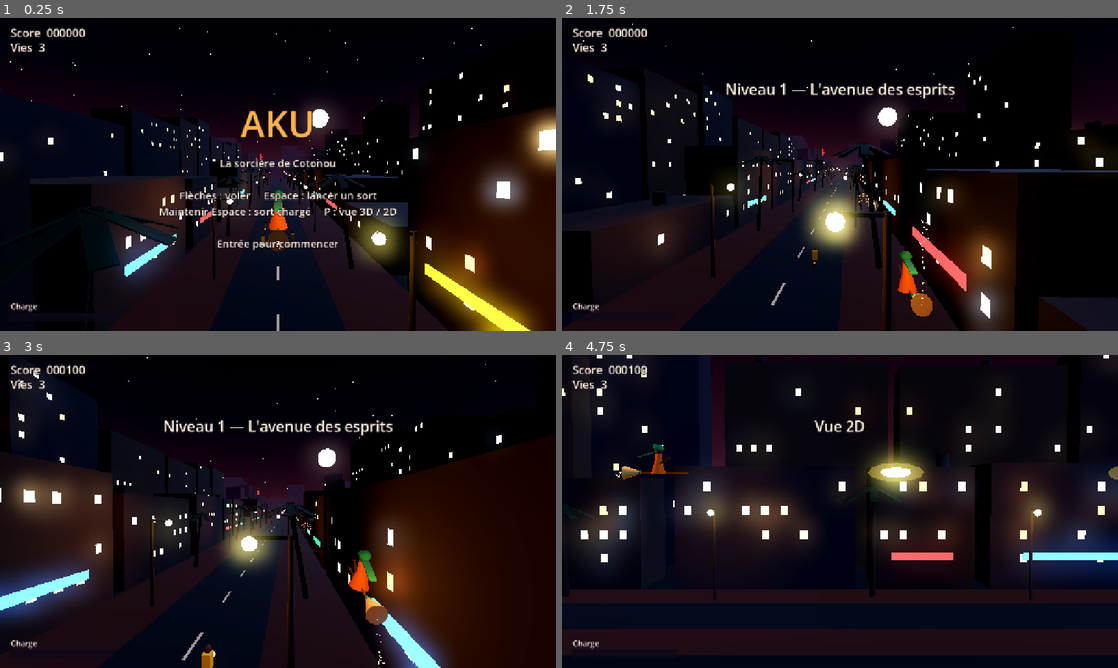
Above: before the commit, frames 1-4 (two rows, left to right).
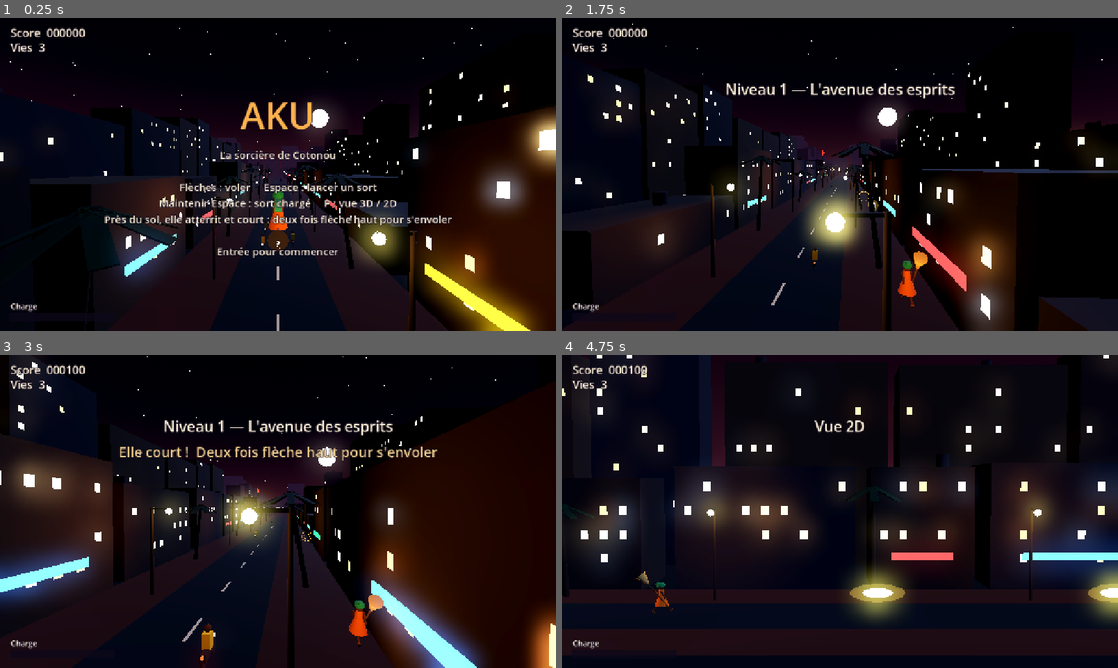
Above: after the commit, the same moments.

Repository: Aliancecore/aku_game
Game: Godot game, scene res://scenes/main.tscn
The game is run twice, just before and just after one commit, with the same random seed, the same clock (stepped at 60 frames per second) and the same inputs.
Inputs:
- Up to frame 1 (0.25 s): no input
- Up to frame 2 (1.75 s): tap Enter (start) at 0.5, 0.8, 1.35 s; hold Right (move_right) 0.53-1.28 s; hold Space (shoot) 0.53-1.28 s; hold Down (move_down) from 1.28 s (still down); tap Space (shoot) at 1.55 s
- Up to frame 3 (3 s): release Down (move_down) at 2.03 s; hold Right (move_right) 2.03-2.78 s; hold Space (shoot) 2.03-2.78 s; tap Enter (start) at 2.3, 2.85 s; hold Up (move_up) from 2.78 s (still down)
- Up to frame 4 (4.75 s): tap Space (shoot) at 3.05, 4.55 s; release Up (move_up) at 3.53 s; hold Left (move_left) from 3.53 s (still down); tap P (toggle_view) at 3.6 s; tap Enter (start) at 3.8 s; tap J at 4.35 s

The runs differ from the first frame. In frame 1, 4.6% of the frame differs, in the area x 18-82%, y 26-77%; in frame 2, 0.9%; in frame 3, 19%, in the area x 0-100%, y 0-100%; in frame 4, 4.3%.

Commit message:
feat: la sorcière atterrit près du sol et court, double appui haut pour décoller
Quand elle descend près du sol, elle atterrit et court à pied (modèle
debout, jambes et bras animés, balai sur l'épaule). Deux appuis rapides
sur la flèche du haut la font redécoller. Ajoute un test automatique
(tests/selftest_run.gd) qui envoie de vraies pressions de touches.

Co-Authored-By: Claude Sonnet 5.5 <noreply@anthropic.com>

Diff:
--- a/scripts/config.gd
+++ b/scripts/config.gd
@@ -28,6 +28,17 @@
 const PLAY_MIN := Vector2(-9.0, -4.0)
 const PLAY_MAX := Vector2(9.0, 7.0)
 const GROUND_Y := -6.0
+
+# Atterrissage et course : près du sol, la sorcière descend et court. Deux appuis rapides
+# sur la flèche du haut la font décoller.
+const LAND_TRIGGER_Y := -3.3            ## En vol, à cette hauteur ou moins, elle atterrit.
+const RUN_HEIGHT := 1.0                 ## Hauteur de son centre au-dessus du sol quand elle court.
+const RUN_Y := GROUND_Y + RUN_HEIGHT
+const LAND_SPEED := 9.0                 ## Vitesse de descente (mètres par seconde).
+const TAKEOFF_SPEED := 12.0             ## Vitesse de montée au décollage.
+const TAKEOFF_Y := -2.0                 ## Hauteur où le décollage rend la main au vol libre.
+const RUN_SPEED_FACTOR := 0.85          ## À pied, elle va un peu moins vite qu'en vol.
+const DOUBLE_TAP_TIME := 0.35           ## Délai max entre les deux appuis pour décoller.
 
 # Vitesse de vol : la ville défile vers la caméra.
 const SCROLL_SPEED := 18.0
--- a/scripts/game.gd
+++ b/scripts/game.gd
@@ -38,6 +38,7 @@
 var _start_time := 0.0
 var _start_side := false
 var _start_power := 0
+var _start_run := false
 var _drop_all := false          ## Chaque esprit vaincu lâche un bonus (pour tester).
 var _auto_t := 0.0
 
@@ -59,6 +60,8 @@
 	witch = Witch.new()
 	witch.position = GameConfig.PLAYER_START
 	witch.fired.connect(_on_witch_fired)
+	witch.landed.connect(func(): hud.toast("Elle court !  Deux fois flèche haut pour s'envoler", Color(1.0, 0.8, 0.4)))
+	witch.took_off.connect(func(): hud.toast("Envol !", Color(0.6, 0.85, 1.0)))
 	world.add_child(witch)
 	_reticle = _make_reticle()
 	_reticle.visible = false
@@ -68,11 +71,14 @@
 	add_child(hud)
 	hud.show_message("AKU", "La sorcière de Cotonou\n\n"
 			+ "Flèches : voler     Espace : lancer un sort\n"
-			+ "Maintenir Espace : sort chargé     P : vue 3D / 2D\n\nEntrée pour commencer")
+			+ "Maintenir Espace : sort chargé     P : vue 3D / 2D\n"
+			+ "Près du sol, elle atterrit et court : deux fois flèche haut pour s'envoler\n\nEntrée pour commencer")
 
 	_read_cli()
 	for kind in witch.power:
 		witch.power[kind] = _start_power
+	if _start_run:
+		witch.start_running()
 	if _start_side:
 		_set_side_view(true, false)
 		_view_blend = 1.0
@@ -519,6 +525,8 @@
 		elif arg.begins_with("--screenshot="):
 			_shot_path = value
 			_autoplay = true
+		elif arg == "--run":
+			_start_run = true
 		elif arg == "--drop-all":
 			_drop_all = true
 		elif arg.begins_with("--power="):
@@ -539,7 +547,8 @@
 		witch.position.z = -4.0 + sin(_auto_t * 0.6) * 5.0
 	else:
 		witch.position.x = sin(_auto_t * 0.6) * 5.0
-	witch.position.y = 1.0 + sin(_auto_t * 0.9) * 3.0
+	if not witch.on_ground():
+		witch.position.y = 1.0 + sin(_auto_t * 0.9) * 3.0
 	if int(_auto_t * 5.0) % 2 == 0:
 		Input.action_press("shoot")
 	else:
--- a/scripts/witch.gd
+++ b/scripts/witch.gd
@@ -2,8 +2,16 @@
 extends Node3D
 ## La sorcière sur son balai, vue de dos : déplacement, sorts (appui court)
 ## et sort chargé (maintenir). Elle vole vers le fond de l'avenue (-Z).
+## Si elle descend près du sol, elle atterrit et court à pied ; deux appuis rapides
+## sur la flèche du haut la font décoller.
 
 signal fired(pos: Vector3, charged: bool)
+signal landed
+signal took_off
+
+enum Mode { FLYING, LANDING, RUNNING, TAKING_OFF }
+
+var mode := Mode.FLYING
 
 var radius := GameConfig.PLAYER_RADIUS
 var controls_enabled := false
@@ -18,7 +26,12 @@
 var _charging := false
 var _time := 0.0
 var _tilt: Node3D          ## Roulis et tangage quand elle se déplace.
-var _body: Node3D          ## Le modèle, tourné pour regarder vers -Z.
+var _body: Node3D          ## Le modèle en vol (sur son balai), tourné pour regarder vers -Z.
+var _runner: Node3D        ## Le modèle debout, pour la course.
+var _legs: Array[Node3D] = []
+var _arms: Array[Node3D] = []
+var _run_phase := 0.0
+var _last_up_tap := -10.0  ## Moment du dernier appui sur la flèche du haut (double appui = décollage).
 var _charge_orb: MeshInstance3D
 var _shield_mesh: MeshInstance3D
 
@@ -52,6 +65,8 @@
 		Fx.mesh(_body, Fx.cylinder(0.07, 0.07, 0.8), skin, Vector3(0.35, 0.75, side * 0.2), Vector3(0, 0, -1.0))
 	# Écharpe qui flotte derrière elle.
 	Fx.mesh(_body, Fx.box(Vector3(1.3, 0.05, 0.35)), wax_green, Vector3(-0.85, 1.2, 0), Vector3(0, 0, 0.3))
+
+	_build_runner(wood, straw, skin, wax_orange, wax_green)
 
 	# Halo magique : éclaire son dos, côté caméra.
 	var aura := OmniLight3D.new()
@@ -81,8 +96,8 @@
 	sparks.position = Vector3(-2.4, 0, 0)
 	_body.add_child(sparks)
 
-	# Boule d'énergie qui grossit au bout du balai pendant la charge.
-	_charge_orb = Fx.mesh(_body, Fx.sphere(0.6), Fx.mat(Color(1.0, 0.35, 0.9), 5.0), Vector3(2.3, 0, 0))
+	# Boule d'énergie qui grossit devant elle pendant la charge (son point d'attache change à pied).
+	_charge_orb = Fx.mesh(_tilt, Fx.sphere(0.6), Fx.mat(Color(1.0, 0.35, 0.9), 5.0), Vector3(0, 0, -2.3))
 	_charge_orb.visible = false
 
 	# Bulle du bouclier.
@@ -91,9 +106,53 @@
 	_shield_mesh.visible = false
 
 
+## Le modèle debout : jambes et bras qui balancent, le balai porté sur l'épaule.
+## Construit comme celui en vol (le long de +X, puis tourné vers -Z), pieds à y = 0.
+func _build_runner(wood: Material, straw: Material, skin: Material, wax_orange: Material, wax_green: Material) -> void:
+	_runner = Node3D.new()
+	_runner.rotation.y = PI / 2.0
+	_runner.scale = Vector3.ONE * 0.85
+	_runner.position.y = -GameConfig.RUN_HEIGHT
+	_runner.visible = false
+	_tilt.add_child(_runner)
+
+	# Jambes : le pivot est à la hanche, la jambe pend dessous.
+	for side in [-1.0, 1.0]:
+		var leg := Node3D.new()
+		leg.position = Vector3(0, 1.0, side * 0.14)
+		_runner.add_child(leg)
+		Fx.mesh(leg, Fx.cylinder(0.09, 0.07, 1.0), skin, Vector3(0, -0.5, 0))
+		Fx.mesh(leg, Fx.box(Vector3(0.32, 0.1, 0.16)), wood, Vector3(0.08, -1.0, 0))
+		_legs.append(leg)
+
+	# Pagne, buste, tête et foulard noué.
+	Fx.mesh(_runner, Fx.cylinder(0.25, 0.55, 0.8), wax_orange, Vector3(0, 1.1, 0))
+	Fx.mesh(_runner, Fx.cylinder(0.2, 0.26, 0.6), wax_orange, Vector3(0, 1.7, 0))
+	Fx.mesh(_runner, Fx.sphere(0.24), skin, Vector3(0, 2.15, 0))
+	Fx.mesh(_runner, Fx.sphere(0.3), wax_green, Vector3(-0.05, 2.33, 0), Vector3.ZERO, Vector3(1.1, 0.8, 1.0))
+	Fx.mesh(_runner, Fx.sphere(0.14), wax_green, Vector3(-0.3, 2.45, 0))
+
+	# Bras : le pivot est à l'épaule, ils balancent à l'opposé des jambes.
+	for side in [-1.0, 1.0]:
+		var arm := Node3D.new()
+		arm.position = Vector3(0, 1.9, side * 0.28)
+		_runner.add_child(arm)
+		Fx.mesh(arm, Fx.cylinder(0.07, 0.06, 0.7), skin, Vector3(0, -0.35, 0))
+		_arms.append(arm)
+
+	# Le balai, penché sur l'épaule, la paille vers l'arrière.
+	var broom := Node3D.new()
+	broom.position = Vector3(-0.1, 1.5, 0.36)
+	broom.rotation.z = 0.7
+	_runner.add_child(broom)
+	Fx.mesh(broom, Fx.cylinder(0.05, 0.05, 2.6), wood, Vector3(0, 0.3, 0))
+	Fx.mesh(broom, Fx.cylinder(0.4, 0.1, 0.9), straw, Vector3(0, 1.75, 0))
+
+
 func _physics_process(delta: float) -> void:
 	_time += delta
-	_tilt.position.y = sin(_time * 3.0) * 0.12
+	_tilt.position.y = 0.0 if on_ground() else sin(_time * 3.0) * 0.12
+	_animate_run(delta)
 
 	if shield > 0.0:
 		shield -= delta
@@ -114,7 +173,27 @@
 
 	var dir := Input.get_vector("move_left", "move_right", "move_down", "move_up")
 	var step := move_speed() * delta
-	position.y += dir.y * step
+	match mode:
+		Mode.FLYING:
+			position.y += dir.y * step
+		Mode.LANDING:
+			# Elle descend toute seule jusqu'au sol, puis se met à courir.
+			position.y = move_toward(position.y, GameConfig.RUN_Y, GameConfig.LAND_SPEED * delta)
+			if is_equal_approx(position.y, GameConfig.RUN_Y):
+				_set_mode(Mode.RUNNING)
+		Mode.RUNNING:
+			position.y = GameConfig.RUN_Y
+			step *= GameConfig.RUN_SPEED_FACTOR
+			# Deux appuis rapides sur la flèche du haut : elle remonte sur son balai.
+			if Input.is_action_just_pressed("move_up"):
+				if _time - _last_up_tap <= GameConfig.DOUBLE_TAP_TIME:
+					_set_mode(Mode.TAKING_OFF)
+				_last_up_tap = _time
+		Mode.TAKING_OFF:
+			position.y = move_toward(position.y, GameConfig.TAKEOFF_Y, GameConfig.TAKEOFF_SPEED * delta)
+			if is_equal_approx(position.y, GameConfig.TAKEOFF_Y):
+				_set_mode(Mode.FLYING)
+
 	if side_view:
 		# Vue de côté : la droite de l'écran est le -Z du jeu ; on se recale sur x = 0.
 		position.x = move_toward(position.x, 0.0, step * 1.5)
@@ -123,11 +202,17 @@
 		position.z = move_toward(position.z, 0.0, step * 1.5)
 		position.x += dir.x * step
 	position.x = clampf(position.x, GameConfig.PLAY_MIN.x, GameConfig.PLAY_MAX.x)
-	position.y = clampf(position.y, GameConfig.PLAY_MIN.y, GameConfig.PLAY_MAX.y)
+	if mode == Mode.FLYING:
+		position.y = minf(position.y, GameConfig.PLAY_MAX.y)
+		position.y = maxf(position.y, GameConfig.PLAY_MIN.y)
+		# Assez près du sol : elle atterrit.
+		if position.y <= GameConfig.LAND_TRIGGER_Y:
+			_set_mode(Mode.LANDING)
 	var k := 1.0 - exp(-8.0 * delta)
-	var roll := 0.0 if side_view else -dir.x * 0.55
-	_tilt.rotation.z = lerpf(_tilt.rotation.z, roll, k)            # roulis
-	_tilt.rotation.x = lerpf(_tilt.rotation.x, dir.y * 0.25, k)    # tangage
+	var flying := not on_ground()
+	var roll := 0.0 if side_view else -dir.x * (0.55 if flying else 0.2)
+	_tilt.rotation.z = lerpf(_tilt.rotation.z, roll, k)                                  # roulis
+	_tilt.rotation.x = lerpf(_tilt.rotation.x, dir.y * 0.25 if flying else 0.0, k)       # tangage
 
 	_update_shooting(delta)
 
@@ -153,8 +238,49 @@
 	_charge_orb.scale = Vector3.ONE * (0.3 + ratio) * (1.0 + 0.1 * sin(_time * 30.0) * ratio)
 
 
-## Point de départ des sorts : le bout du balai.
+## Est-elle au sol (en train d'atterrir ou de courir) ?
+func on_ground() -> bool:
+	return mode == Mode.LANDING or mode == Mode.RUNNING
+
+
+## Pose directement la sorcière en train de courir (mode test).
+func start_running() -> void:
+	position.y = GameConfig.RUN_Y
+	_set_mode(Mode.RUNNING, false)
+
+
+## Change d'état et montre le bon modèle : sur le balai en vol, debout au sol.
+func _set_mode(new_mode: Mode, announce := true) -> void:
+	var was_on_ground := on_ground()
+	mode = new_mode
+	var grounded := on_ground()
+	_body.visible = not grounded
+	_runner.visible = grounded
+	# La boule de charge se tient au bout du balai en vol, dans la main à pied.
+	_charge_orb.position = Vector3(0.0, 0.5, -1.3) if grounded else Vector3(0.0, 0.0, -2.3)
+	_last_up_tap = -10.0
+	if announce:
+		if new_mode == Mode.RUNNING:
+			landed.emit()
+		elif new_mode == Mode.TAKING_OFF and was_on_ground:
+			took_off.emit()
+
+
+## Balancement des jambes et des bras pendant la course, léger rebond du corps.
+func _animate_run(delta: float) -> void:
+	if not _runner.visible:
+		return
+	_run_phase += delta * 13.0
+	for i in _legs.size():
+		_legs[i].rotation.z = sin(_run_phase + i * PI) * 0.9
+		_arms[i].rotation.z = -sin(_run_phase + i * PI) * 0.7
+	_runner.position.y = -GameConfig.RUN_HEIGHT + absf(sin(_run_phase)) * 0.06
+
+
+## Point de départ des sorts : le bout du balai en vol, la main à pied.
 func muzzle() -> Vector3:
+	if on_ground():
+		return position + Vector3(0.0, 0.5, -1.2)
 	return position + Vector3(0.0, _tilt.position.y, -2.4)
 
 
--- /dev/null
+++ b/tests/selftest_run.gd
@@ -0,0 +1,78 @@
+extends SceneTree
+## Test de l'atterrissage et du décollage. Lancer :
+##   godot-4 --headless --path . --script res://tests/selftest_run.gd
+
+var game
+var witch
+var step := 0
+var wait_until := 0.0
+var failures := 0
+
+
+func _initialize() -> void:
+	game = load("res://scenes/main.tscn").instantiate()
+	root.add_child(game)
+
+
+func _now() -> float:
+	return witch._time
+
+
+func _check(label: String, ok: bool) -> void:
+	print(("OK     " if ok else "ECHEC  "), label, "   (mode=", witch.mode, " y=", snappedf(witch.position.y, 0.01), ")")
+	if not ok:
+		failures += 1
+
+
+func _tap_up() -> void:
+	Input.action_press("move_up")
+	await physics_frame
+	await physics_frame
+	Input.action_release("move_up")
+
+
+func _process(_delta: float) -> bool:
+	if witch == null:
+		witch = game.witch   # la scène est prête après la première image
+		return false
+	if _now() < wait_until:
+		return false
+	match step:
+		0:
+			game._start_game()
+			_check("au départ : en vol", witch.mode == Witch.Mode.FLYING)
+			Input.action_press("move_down")
+			wait_until = _now() + 1.5
+		1:
+			Input.action_release("move_down")
+			_check("en descendant vers le sol : elle court", witch.mode == Witch.Mode.RUNNING)
+			_check("elle est posée au sol", is_equal_approx(witch.position.y, GameConfig.RUN_Y))
+			wait_until = _now() + 0.5
+		2:
+			_tap_up()
+			wait_until = _now() + 0.2
+		3:
+			_check("un seul appui : elle continue de courir", witch.mode == Witch.Mode.RUNNING)
+			wait_until = _now() + 0.8
+		4:
+			_tap_up()
+			wait_until = _now() + 0.8
+		5:
+			_check("deux appuis trop espacés : elle court toujours", witch.mode == Witch.Mode.RUNNING)
+			_tap_up()
+			wait_until = _now() + 0.15
+		6:
+			_tap_up()
+			wait_until = _now() + 0.1
+		7:
+			_check("deux appuis rapides : elle décolle", witch.mode == Witch.Mode.TAKING_OFF or witch.mode == Witch.Mode.FLYING)
+			wait_until = _now() + 1.0
+		8:
+			_check("elle vole de nouveau", witch.mode == Witch.Mode.FLYING)
+			_check("à la hauteur de décollage", is_equal_approx(witch.position.y, GameConfig.TAKEOFF_Y))
+			wait_until = _now() + 0.3
+		9:
+			print("---- ", "TOUS LES TESTS PASSENT" if failures == 0 else "%d ECHEC(S)" % failures)
+			quit()
+	step += 1
+	return false
Not shown, added: tests/selftest_run.gd.uid
